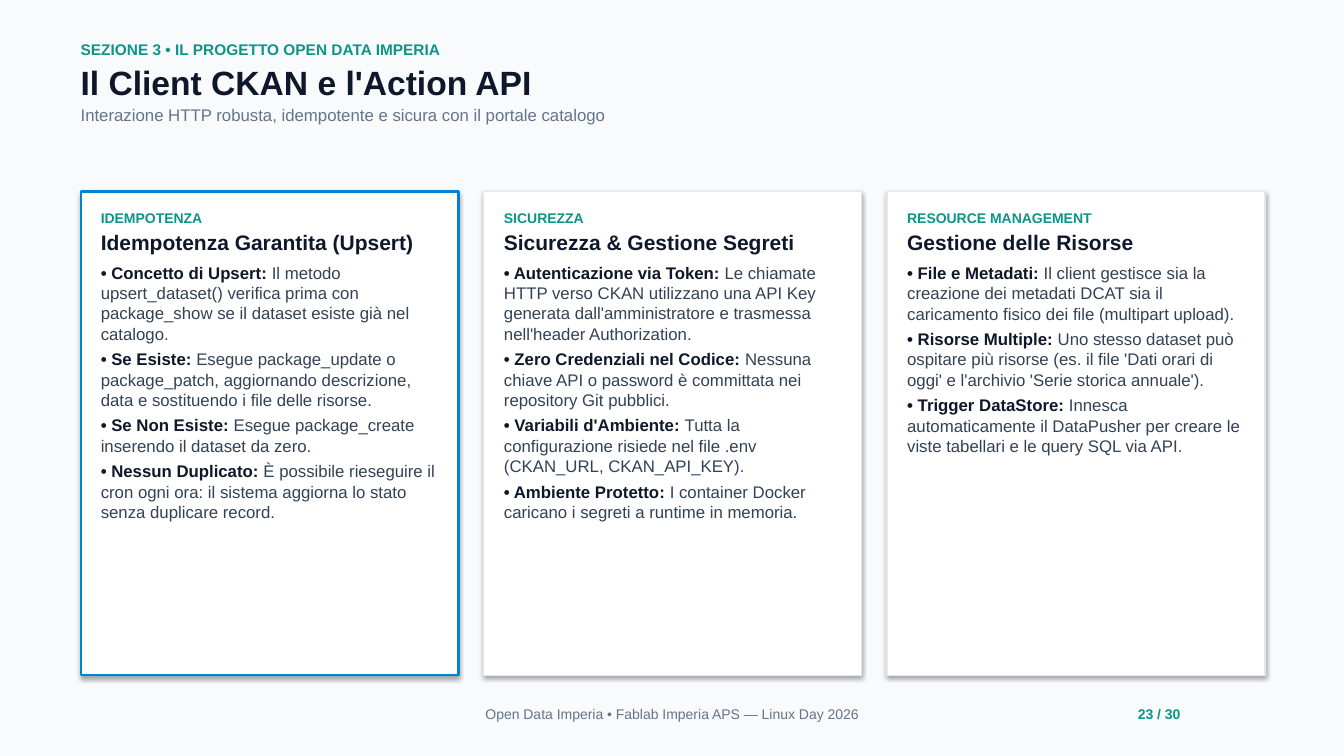
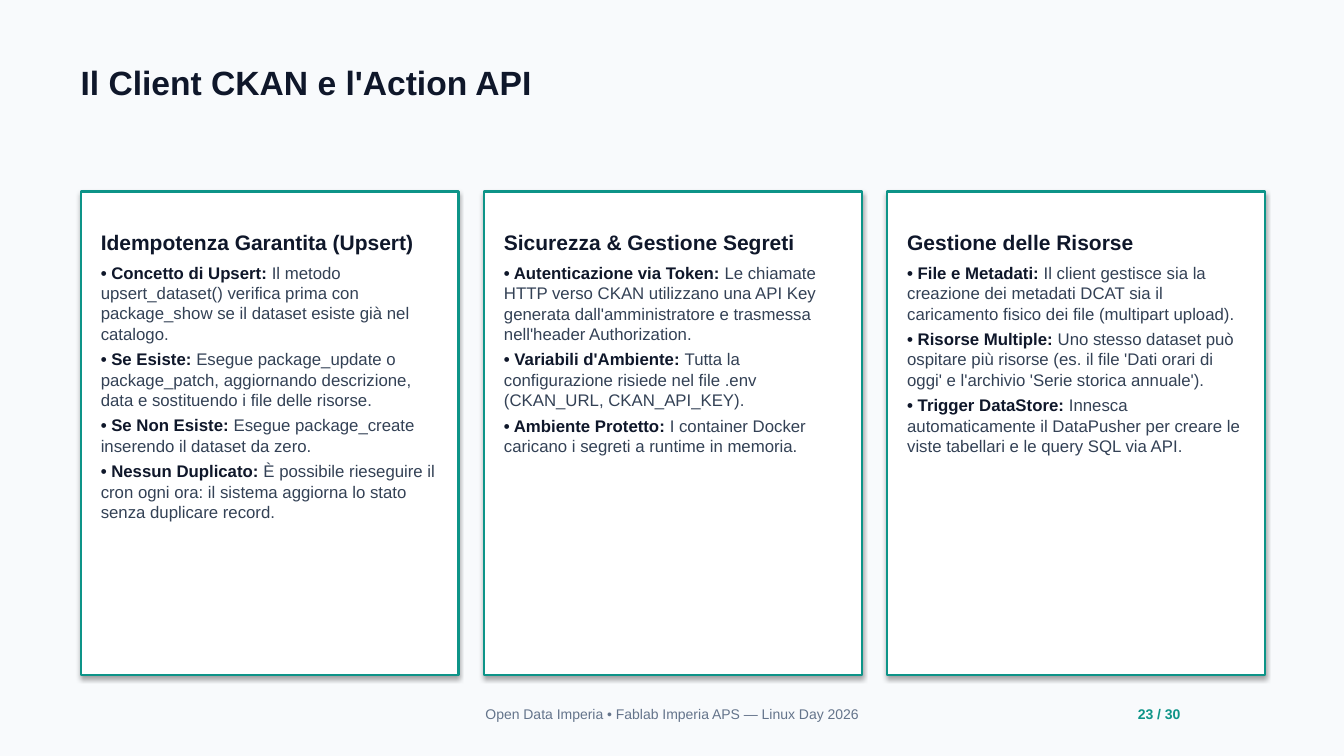
Before and after one commit to fablab-imperia/open-imperia, a slide deck: slide 23 of docs/Linux_Day_Open_Data_Imperia.odp. Drawn at 1344x756 pixels with LibreOffice and Linux fonts; fonts in the diff are those of the drawing. Boxes give left, top, right and bottom in pixels: in the first picture for what was removed or moved away, otherwise in the second. Text is boxed around its words. In the diff, an @@ line names an element or a change of style, - is before the commit and + after.

```diff
--- a/docs/Linux_Day_Open_Data_Imperia.odp
+++ b/docs/Linux_Day_Open_Data_Imperia.odp
@@ text at [81,44,440,55]: paragraph removed @@
-SEZIONE 3 • IL PROGETTO OPEN DATA IMPERIA
@@ text at [81,109,605,125]: paragraph removed @@
-Interazione HTTP robusta, idempotente e sicura con il portale catalogo
@@ rectangle at [81,192,459,676]: outline #0084D1 1.5 pt to #0D9488 1.5 pt @@
@@ rectangle at [484,192,862,676]: outline #E2E8F0 0.99 pt to #0D9488 1.5 pt @@
@@ rectangle at [887,192,1265,676]: outline #E2E8F0 0.99 pt to #0D9488 1.5 pt @@
@@ text at [101,213,203,223]: paragraph removed @@
-IDEMPOTENZA
@@ text at [504,213,584,223]: paragraph removed @@
-SICUREZZA
@@ text at [907,213,1092,223]: paragraph removed @@
-RESOURCE MANAGEMENT
@@ text at [504,353,811,410]: paragraph removed @@
-• Zero Credenziali nel Codice: Nessuna chiave API o password è committata nei repository Git pubblici.
```
Also in this commit, not shown: 27 other slides changed, 1 slide added, 2 slides removed, 1 other file.
